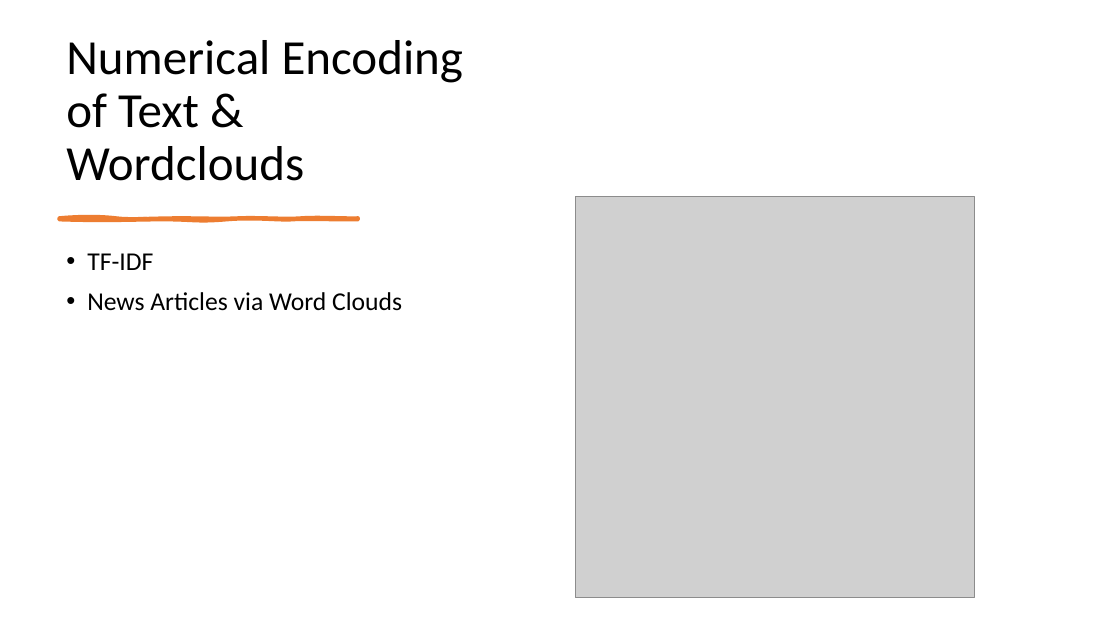
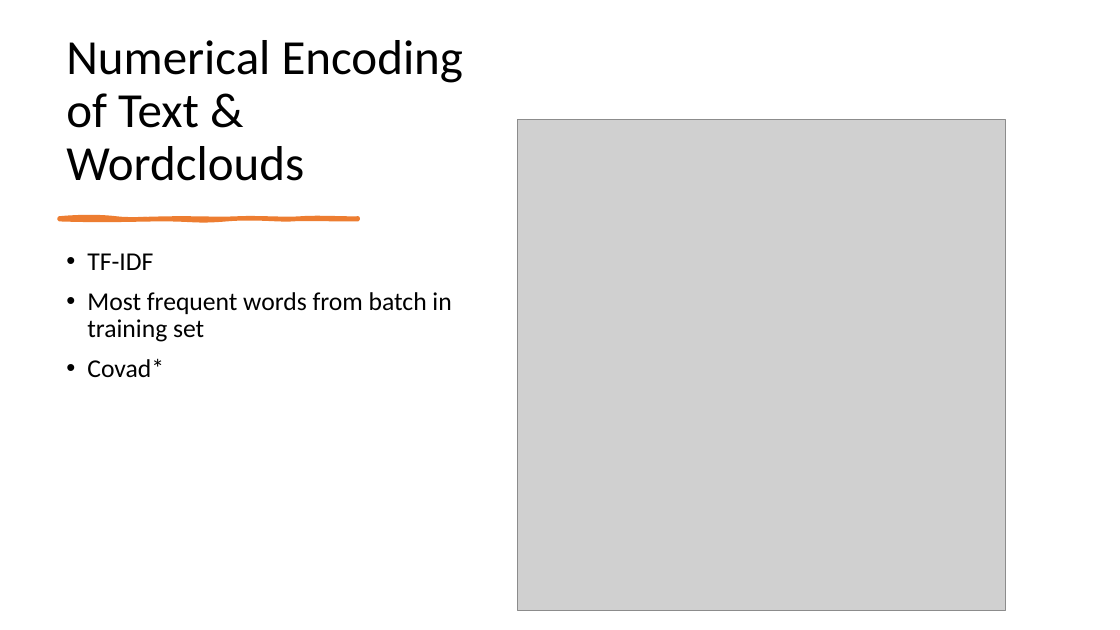
Before and after one commit to dsstudent2022/NLP-Spring-2022-Group5, a slide deck: slide 9 of final-group-presentation.pptx (slide 8 before the commit). Drawn at 1120x630 pixels with LibreOffice and Linux fonts; fonts in the diff are those of the drawing; grey boxes stand for pictures. Boxes give left, top, right and bottom in pixels: in the first picture for what was removed or moved away, otherwise in the second. Text is boxed around its words. In the diff, an @@ line names an element or a change of style, - is before the commit and + after.

```diff
--- a/final-group-presentation.pptx
+++ b/final-group-presentation.pptx
@@ picture: place and size @@
-picture at [576,197,975,598]
+picture at [518,119,1006,610]
@@ text at [87,292,451,377]: text changed @@
-• News Articles via Word Clouds
+• Most frequent words from batch in training set
+• Covad*
```
Also in this commit, not shown: 6 other slides changed, 1 slide added.
